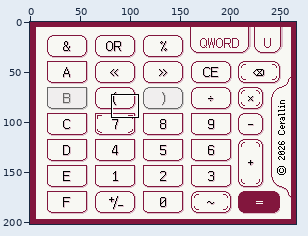
File history of a pixel-art file, design/HexCalculatorDS-sub-design.ase. The picture above shows the old version from afar; the outline marks the close-up.
Close-up. Before the commit:
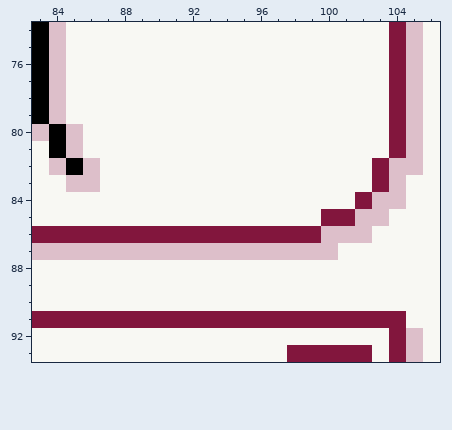
266x202 pixels, 1 frame. Shown: x 83..106, y 74..93. The commit also changed other parts of the picture, which this record leaves out.
The same view after the edit:
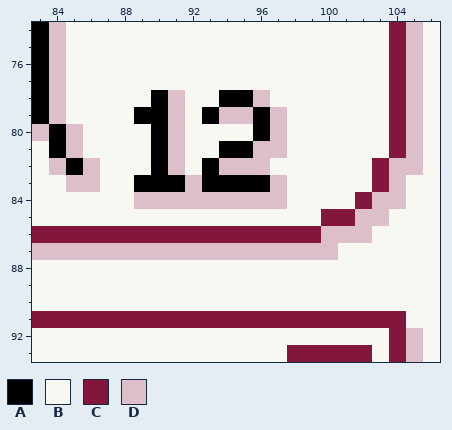
Palette (. is transparent): A #000000  B #f8f8f3  C #82163d  D #ddbfca
Difference:
{"change": "layer \"小数字/括号旁小数字\" now shown"}
{"change": "layer \"小数字/括号旁小数字2\" now shown"}
{"where": "layers \"小数字/括号旁小数字2\", \"小数字/括号旁小数字\""}
{"y":78,"x":90,"old":"BB","new":"AD"}
{"y":78,"x":94,"old":"BBB","new":"AAD"}
{"y":79,"x":89,"old":"BBB","new":"AAD"}
{"y":79,"x":93,"old":"BBBBB","new":"ADDAD"}
{"y":80,"x":90,"old":"BB","new":"AD"}
{"y":80,"x":96,"old":"BB","new":"AD"}
{"y":81,"x":90,"old":"BB","new":"AD"}
{"y":81,"x":94,"old":"BBBB","new":"AADD"}
{"y":82,"x":90,"old":"BB","new":"AD"}
{"y":82,"x":93,"old":"BBBB","new":"ADDD"}
{"y":83,"x":89,"old":"BBBBBBBBB","new":"AAADAAAAD"}
{"y":84,"x":89,"old":"BBBBBBBBB","new":"DDDDDDDDD"}
{"label":"changed","picture_box":[134,90,287,209]}
